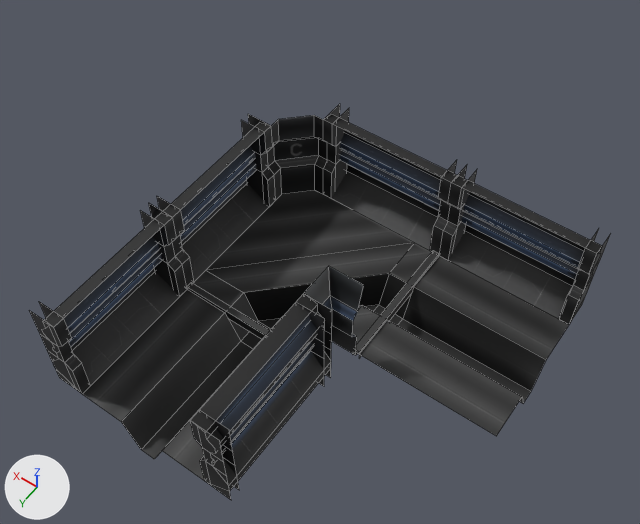
Two versions of the Blender file Source Content/Modular Packs/Corridor/corridor_master.blend, one commit apart.
One viewpoint serves both versions: a camera (50 mm lens) standing at (-5.3, 8.58, 19.57) and looking at (2.32, -2.09, 2.81). The axes (+X, +Y, +Z) are drawn at lower left. The lights are the same throughout. Mesh edges are drawn as thin lines.
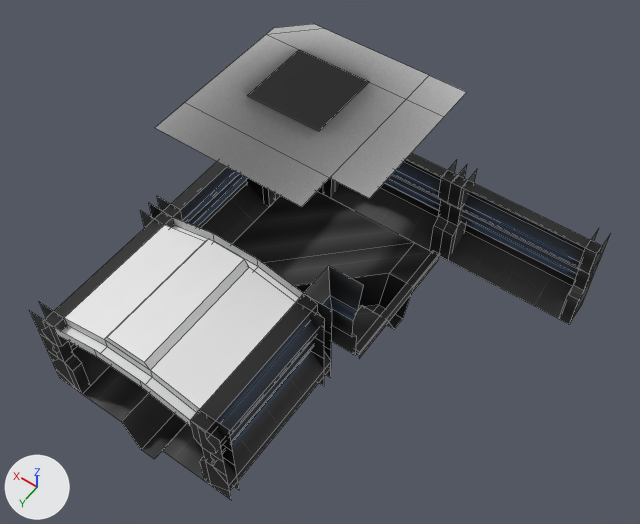
The edits, one by one:
Picture 'untitled.006' (img_untitled_006) is new.
Material 'untitled.006' (mat_untitled_006) is new.
Its texture is img_untitled_006.
me_plane_001 is used by ob_plane_004; location (0.0, -3.0, 0.0); rotation (0.0, 0.0, 1.571), in degrees (0, 0, 90).
Verts and faces of me_plane_001; kept vertices keep their numbers, new ones are numbered from 12.
Before the commit, vertices of me_plane_001: 0 (1.0, 3.0, 0.0) at pixel (496, 436), 1 (1.0, -1.0, 0.0) at pixel (359, 354), 2 (-3.0, -1.0, 0.0) at pixel (439, 255), 3 (-3.0, 3.0, 0.0) at pixel (569, 324), 4 (-0.33, -1.0, 0.0) at pixel (387, 319).
Before the commit, vertices of me_plane_001: 5 (-1.67, -1.0, 0.0) at pixel (413, 286), 6 (-0.33, 3.0, 0.0) at pixel (522, 396), 7 (-1.67, 3.0, 0.0) at pixel (546, 359), 8 (-1.22, -1.0, -1.0) at pixel (402, 318), 9 (-0.78, -1.0, -1.0).
Before the commit, vertices of me_plane_001: 10 (-1.22, 3.0, -1.0) at pixel (531, 391), 11 (-0.78, 3.0, -1.0) at pixel (523, 403).
me_plane_001 had 12 vertices, 5 faces and spanned x -3.0..1.0, y -1.0..3.0, z -1.0..0.0.
me_plane_001 no longer uses material mat_untitled_001 (picture img_untitled_001).
me_plane_001 now has 21 vertices, 11 faces and spans x -2.0..3.0, y -4.0..1.0, z -0.2..0.0.
Part 1, on me_plane_001:
Vertices deleted: 0 to 11 (with the faces that use them).
New vertex 12 is at (0.0, -3.0, -0.2).
New vertex 13 is at (0.0, -1.0, -0.2).
New vertex 14 is at (0.0, -3.0, 0.0), pixel (369, 81).
New vertex 15 is at (0.0, -1.0, 0.0), pixel (318, 131).
New vertices 16 to 19 stand at vertices 12 to 15, in that order, plus (2.0, 0.0, 0.0).
New vertex 20 is at (3.0, 0.0, 0.0), pixel (184, 102).
New vertex 21 is at (-1.0, 0.0, 0.0), pixel (329, 177).
New vertex 22 is at (-1.0, -4.0, 0.0), pixel (429, 75).
New vertex 23 is at (-2.0, -4.0, 0.0), pixel (466, 92).
New vertices 24 to 27 stand at vertices 20 to 23, in that order, plus (0.0, 1.0, 0.0).
New vertex 28 is at (3.0, -3.0, 0.0), pixel (266, 34).
New vertex 29 is at (-2.0, 0.0, 0.0), pixel (369, 198).
New vertex 30 is at (2.0, -4.0, 0.0), pixel (323, 28).
New vertex 31 is at (3.0, -3.3, 0.0), pixel (273, 27).
New vertex 32 is at (2.3, -4.0, 0.0), pixel (313, 23).
New faces: (12, 13, 17, 16), (16, 17, 19, 18), (12, 16, 18, 14), (12, 14, 15, 13), (13, 15, 19, 17), (20, 21, 25, 24).
New faces: (20, 28, 26, 21), (21, 26, 27, 29), (22, 23, 27, 26), (22, 26, 28, 30), (28, 31, 32, 30).
me_plane_001 now uses material mat_untitled_006 (picture img_untitled_006).
Mesh me_plane is new.
It has 36 vertices, 25 faces and spans x -1.0..3.0, y -1.1..2.9, z -0.3..0.5.
Object 'Plane.004' (ob_plane_004) turns from (0, 0, 90) to (0, 0, 0) degrees about x, y and z.
Object 'Plane.004' (ob_plane_004) moves from (0.0, -3.0, 0.0) to (3.0, -2.0, 6.0).
Object 'Plane.003' (ob_plane_003) is new; it shows me_plane.
Its location is (3.0, 0.1, 3.0).

Location of each change, [x1, y1, x2, y2] in pixels of the pictures (640 x 524 px):
'Plane.004', reshaped, moved, turned
    before: [360, 256, 569, 436]
    after: [155, 24, 466, 207]
'Plane.003', added
    after: [54, 217, 304, 427]
'Plane.001', unchanged, covered by the edit
    before: [83, 289, 262, 481]
    after: [83, 366, 205, 481]
'Cube.002', unchanged, covered by the edit
    before: [29, 204, 187, 394]
    after: [29, 204, 174, 394]
'Cube.006', unchanged, covered by the edit
    before: [248, 104, 340, 200]
    after: [275, 185, 323, 200]
